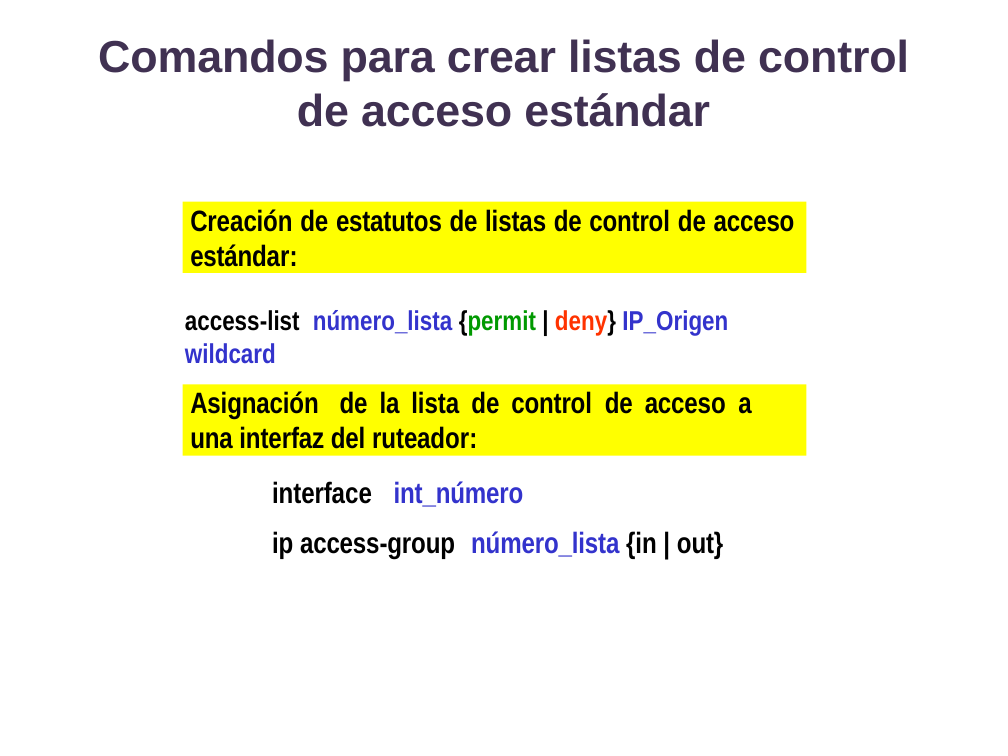
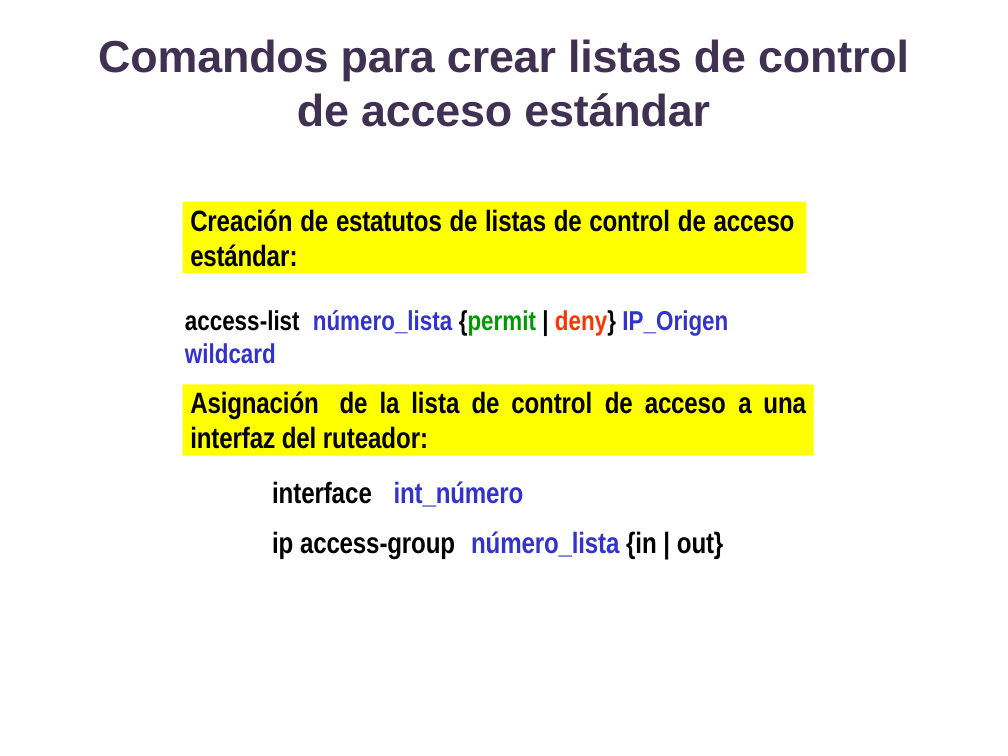
Before and after one commit to lizetheP/Seguridad, a slide deck: slide 8 of CalendarioAgo2024/Presentaciones/8_1_ACLs.pptx. Drawn at 1008x756 pixels with LibreOffice and Linux fonts; fonts in the diff are those of the drawing. Boxes give left, top, right and bottom in pixels: in the first picture for what was removed or moved away, otherwise in the second. Text is boxed around its words. In the diff, an @@ line names an element or a change of style, - is before the commit and + after.

```diff
--- a/CalendarioAgo2024/Presentaciones/8_1_ACLs.pptx
+++ b/CalendarioAgo2024/Presentaciones/8_1_ACLs.pptx
@@ rectangle "Asignación de la lista de ...": place and size @@
-rectangle "Asignación de la lista de ..." at [182, 384, 806, 456]
+rectangle "Asignación de la lista de ..." at [182, 384, 813, 456]
```
Also in this commit, not shown: 1 other slide changed, 4 other files.
